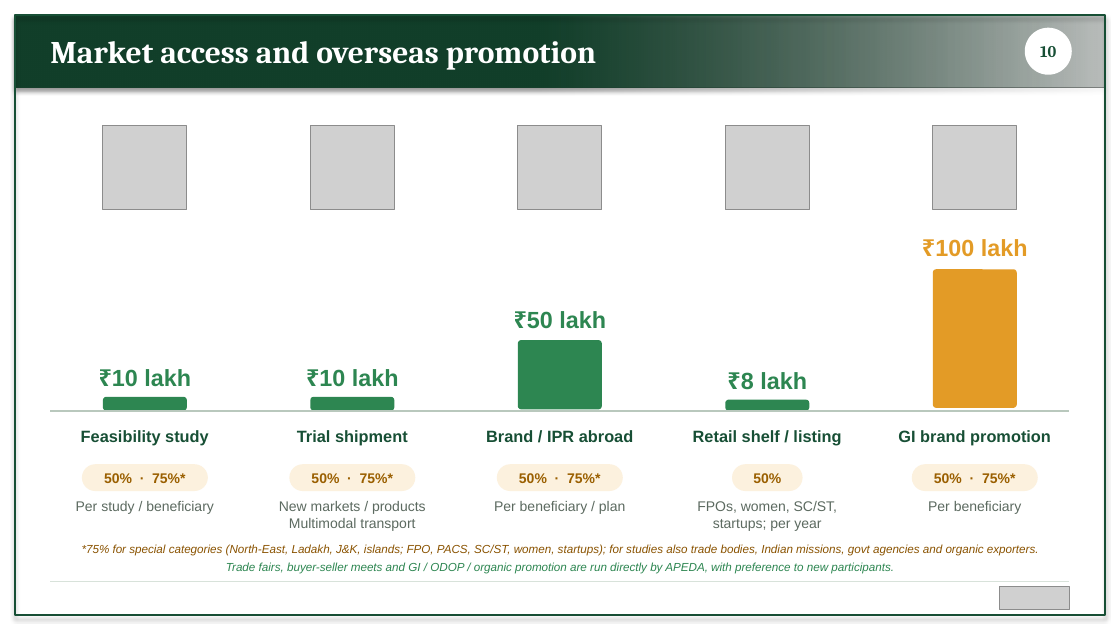
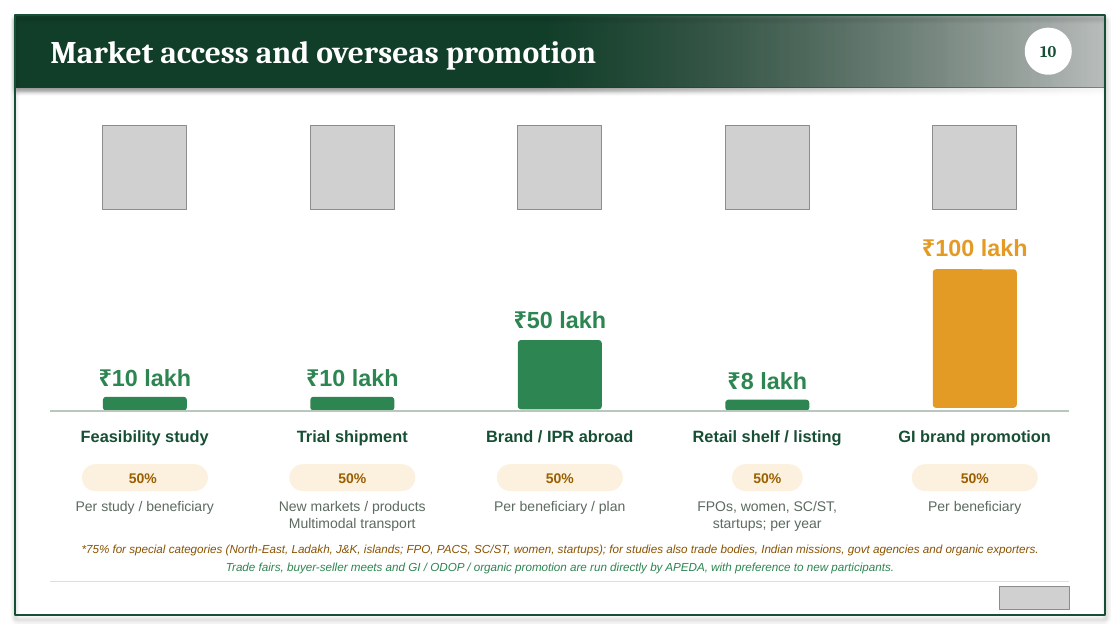
Before and after one commit to BantheFox012/FM, a slide deck: slide 10 of APEDA_BKNY.pptx. Drawn at 1120x630 pixels with LibreOffice and Linux fonts; fonts in the diff are those of the drawing; grey boxes stand for pictures. Boxes give left, top, right and bottom in pixels: in the first picture for what was removed or moved away, otherwise in the second. Text is boxed around its words. In the diff, an @@ line names an element or a change of style, - is before the commit and + after.

```diff
--- a/APEDA_BKNY.pptx
+++ b/APEDA_BKNY.pptx
@@ text at (129, 473, 157, 483): text changed @@
-50% · 75%*
+50%
@@ text at (338, 473, 366, 483): text changed @@
-50% · 75%*
+50%
@@ text at (546, 473, 574, 483): text changed @@
-50% · 75%*
+50%
@@ text at (961, 473, 989, 483): text changed @@
-50% · 75%*
+50%
```
Also in this commit, not shown: 7 other slides changed.
